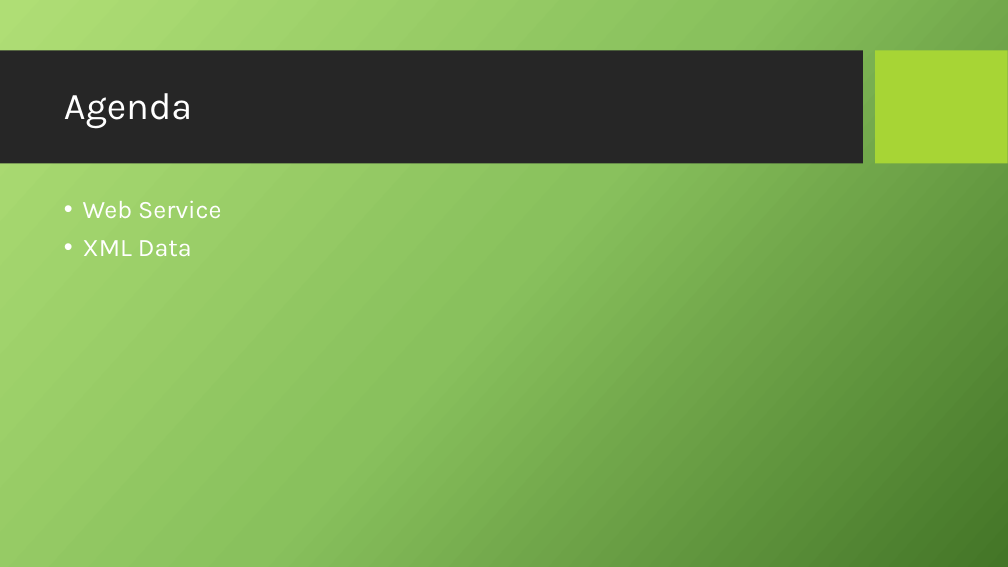
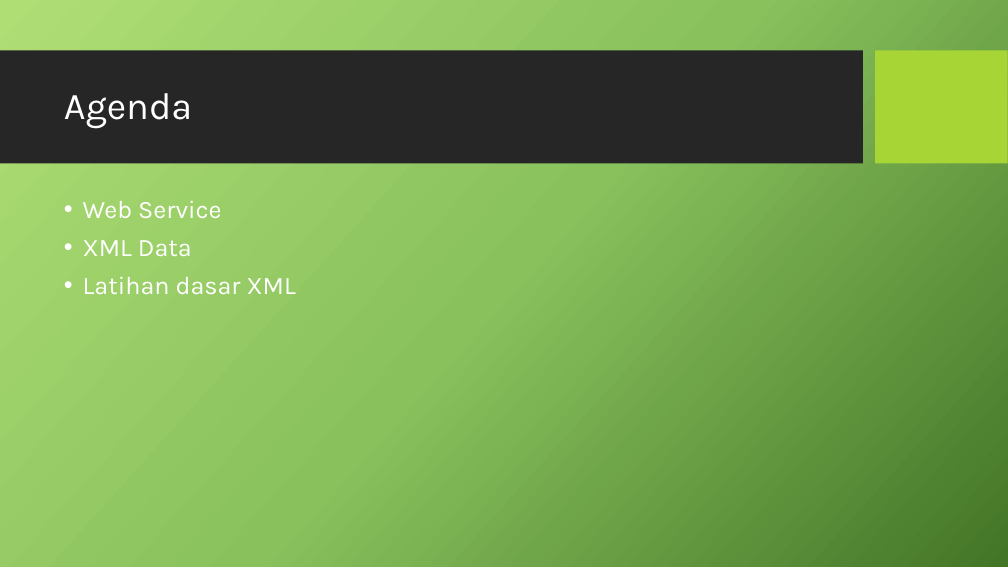
Before and after one commit to prayitna/asp.net, a slide deck: slide 2 of presentasi 3.pptx. Drawn at 1008x567 pixels with LibreOffice and Linux fonts; fonts in the diff are those of the drawing; background and template pictures are left out. Boxes give left, top, right and bottom in pixels: in the first picture for what was removed or moved away, otherwise in the second. Text is boxed around its words. In the diff, an @@ line names an element or a change of style, - is before the commit and + after.

Commit message:
latihan5 ok

```diff
--- a/presentasi 3.pptx
+++ b/presentasi 3.pptx
@@ text at box(83, 277, 296, 294): paragraph added @@
+• Latihan dasar XML
```
Also in this commit, not shown: 2 other slides changed, 8 slides added, 49 other files.
